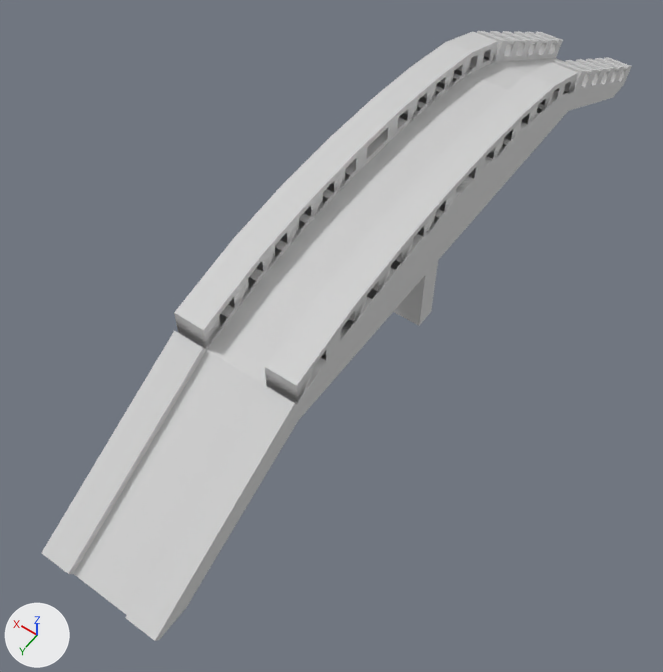
The OBJ model Models/bridge2.obj, before and after one commit.
Camera for both pictures: a 50 mm lens placed at (-5.43, 9.44, 11.36), pointed at (0.1, 1.69, -0.82). The lights are fixed; the arrows at lower left show +X, +Y and +Z. Where no turn or scale is listed for an object, it has been applied to the vertices.

The scene before the commit, as lines of its bpy script (objects in view):
```python
me_cube = bpy.data.meshes.new('Cube')
me_cube.from_pydata(...)  # 1379 vertices, 973 faces; spans x -1.06..1.06, y -7.5..7.3, z -1.63..2.08
me_cube.materials.append(mat_material)  # light grey #d1d1d1
ob_cube = bpy.data.objects.new('Cube', me_cube)
ob_cube.location = (0.0, 0.0, 0.0)
```
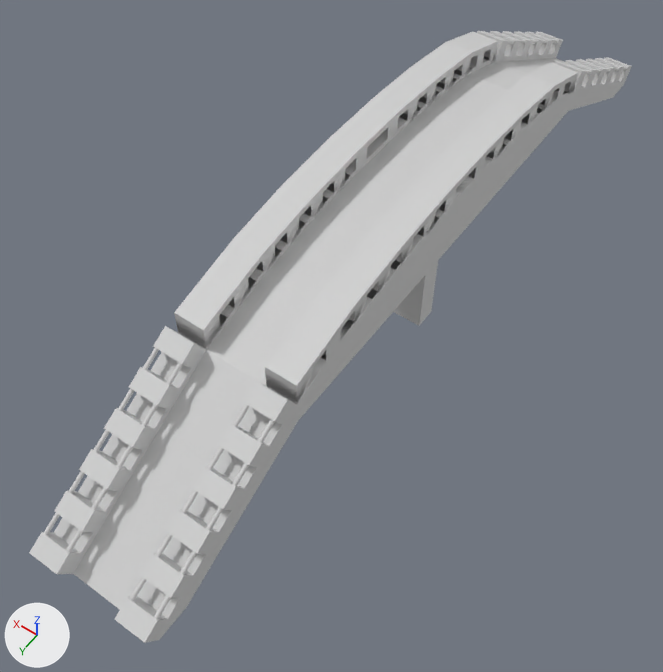
Boxes (x1, y1, x2, y2) around the edits, measured in the pictures (663 x 672 px):
'Cube', reshaped
    before: (42, 31, 632, 641)
    after: (29, 31, 632, 643)
part 1 of me_cube, added
    after: (44, 348, 159, 535)
part 2 of me_cube, added
    after: (66, 362, 183, 552)
part 3 of me_cube, added
    after: (130, 404, 249, 601)
part 4 of me_cube, added
    after: (154, 419, 274, 619)
part 5 of me_cube, added
    after: (29, 326, 297, 643)

The change, as a list of edits to the scene's bpy script:
```text
Change me_cube:
    used by ob_cube; location = (0.0, 0.0, 0.0)
    remove me_cube.from_pydata(...)  # 1379 vertices, 973 faces; spans x -1.06..1.06, y -7.5..7.3, z -1.63..2.08
    add me_cube.from_pydata(...)  # 2203 vertices, 1417 faces; spans x -1.06..1.06, y -7.5..7.44, z -1.63..2.08
    me_cube part 1: the loose piece of 64 vertices spanning x 0.97..1.04, y -7.37..-4.32, z -0.36..1.36 is copied, and the copy is turned -58.1 degrees about the x axis through its middle, then moved by (0.01, 11.72, -0.02); it spans x 0.98..1.05, y 4.35..7.39, z -0.39..1.36
    me_cube part 2: the loose piece of 64 vertices spanning x 0.55..0.62, y -7.38..-4.32, z -0.36..1.36 is copied, and the copy is turned -58.1 degrees about the x axis through its middle, then moved by (0.0, 11.72, -0.02); it spans x 0.55..0.62, y 4.35..7.39, z -0.39..1.36
    me_cube part 3: the loose piece of 64 vertices spanning x -0.61..-0.54, y -7.38..-4.32, z -0.36..1.36 is copied, and the copy is turned -58.1 degrees about the x axis through its middle, then moved by (-0.01, 11.72, -0.02); it spans x -0.62..-0.55, y 4.35..7.39, z -0.39..1.36
    me_cube part 4: the loose piece of 64 vertices spanning x -0.61..-0.54, y -7.38..-4.32, z -0.36..1.36 is copied, and the copy is turned -58.1 degrees about the x axis through its middle, then moved by (-0.43, 11.72, -0.02); it spans x -1.04..-0.97, y 4.35..7.39, z -0.39..1.36
    me_cube part 5: 568 vertices added at x -1.06..1.06, y 4.16..7.44, z -0.6..1.42
```
